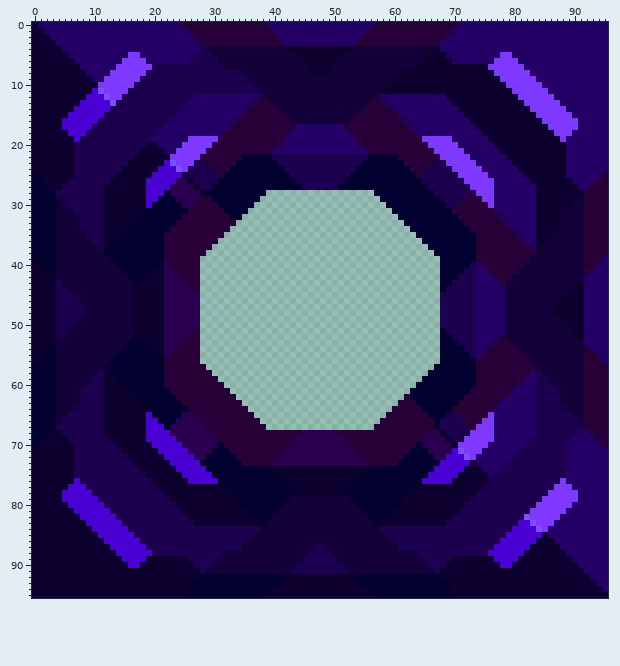
Two versions of one sprite sheet, sprites/blocks/Unicore-smelter.png. Above is the file before it was changed.
The file is 96x96 pixels. Colours within 5 levels of each other are drawn and written as one.
The result:
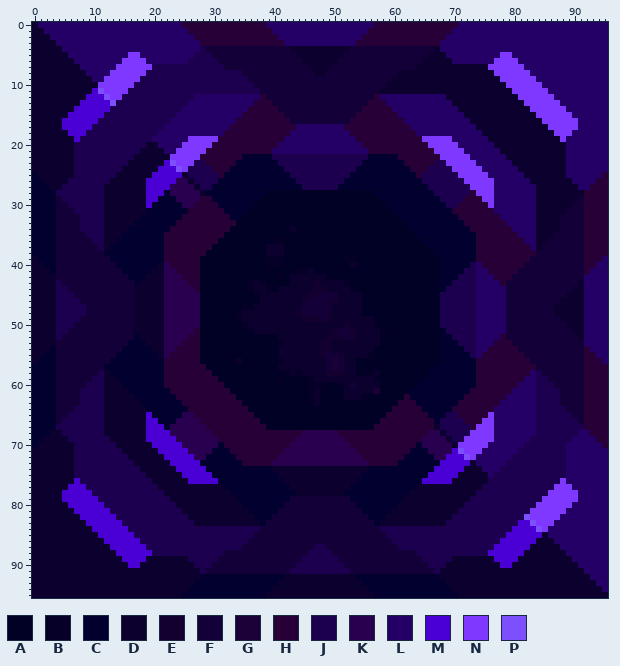
Palette (. is transparent): A #000124  B #060028  C #02002e  D #0c002e  E #130031  F #140038  G #1c0038  H #280038  J #1c004f  K #28004f  L #240066  M #4a00d4  N #7e38ff  P #7e4fff
Change:
Changed rows in their new state; - is an unchanged pixel.
first column x 28:
28 -----------AAAAAAAAAAAAAAAAAA-----------
29 ----------AAAAAAAAAAAAAAAAAAAA----------
30 ---------AAAAAAAAAAAAAAAAAAAAAA---------
31 --------AAAAAAAAAAAAAAAAAAAAAAAA--------
32 -------AAAAAAAAAAAAAAAAAAAAAAAAAA-------
33 ------AAAAAAAAAAAAAAAAAAAAAAAAAAAA------
34 -----AAAAAAAAAADAAAAAAAAAAAAAAAAAAA-----
35 ----AAAAAAAAAAAAAAAAAAAAAAAAAAAAAAAA----
36 ---AAAAAAAAABBAAAAAAAAAAAAAAAAAAAAAAA---
37 --AAAAAAAAADDDAAAAAAAAAAAAAAAAAAAAAAAA--
38 -AAAAAAAAAADDDAAAAAAAAAAAAAAAAAAAAAAAAA-
39 AAAAAAAAAAABBBAAAAAAAAAABBAAAAAAAAAAAAAA
40 AAAAAAAAAAABBBAAAAAAAAAAADBAAAAAAAAAAAAA
41 AAAAAAAAAAAAAAAABBDAAAAAAAAAAAAAAAAAAAAA
42 AAAAAAAAAAAAABADDDDDDAAAAAAAAAAAAAAAAAAA
43 AAAAAAAABDBAAAADDDDEDDDDBAAAAAAAAAAAAAAA
44 AAAAAAAABDDBADDDDDDEEDDDDBAAAAAAAAAAAAAA
45 AAAAAAAAABDDDDDDDDEEFFFDDDDAAAAAAAAAAAAA
46 AAAAAAAAAADDDDDDDEFFFEEDDDDAAAAAAAAAAAAA
47 AAAAAAABADDDDDDDDFFFFFDDDDDAAAAAAAAAAAAA
48 AAAAAABDDDDDDDDDEFFFFEDDDDDAAAAAAAAAAAAA
49 AAAAAABDDDDDDDDDDEEEFEDDDDDDDAAAAAAAAAAA
50 AAAAAAABDDDDDDDDDDDDDDDDEDDDDBAAAAAAAAAA
51 AAAAAAAABDDDDDDDDDDDDDEFFEDDDDBAAAAAAAAA
52 AAAAAAAAAAAAADDDDDDDDEEEFEDDDDAAAAAAAAAA
53 AAAAAAAAAAAAABDDDDDDEEDDDDDDDDAAAAAAAAAA
54 AAAAAAAAAAAAADDDDDDDEEDDDDDDDAAAAAAAAAAA
55 AAAAAAAAAAAAADDDDDDDEFFEDDDDBAAAAAAAAAAA
56 AAAAAADAAAAAABDDDDDDDFGFDDAAABAAAAAAAAAA
57 -AAAAAAAAAAAADDDDDDDDFGFDDAAAAAAAAAAAAA-
58 --AAAAAAAAAAAABDBDDDDEEEDDABBDAAAAAAAA--
59 ---AAAAAAAAAABAAAABDDDDDDDDDDBAAAAAAA---
60 ----AAAAAAAAAAAAAABBBAABDFDDDDAAAAAA----
61 -----AAAAAAAAAAAAABDAAAADDDDDGAAAAA-----
62 ------AAAAAAAAAAAABDAAAADDDBAAAAAA------
63 -------AAAAAAAAAAAADAAAAAAAAAAAAA-------
64 --------AAAAAAAAAAAAAAAAAAAAAAAA--------
65 ---------AAAAAAAAAAAAAAAAAAAAAA---------
66 ----------AAAAAAAAAAAAAAAAAAAA----------
67 -----------AAAAAAAAAAAAAAAAAA-----------
